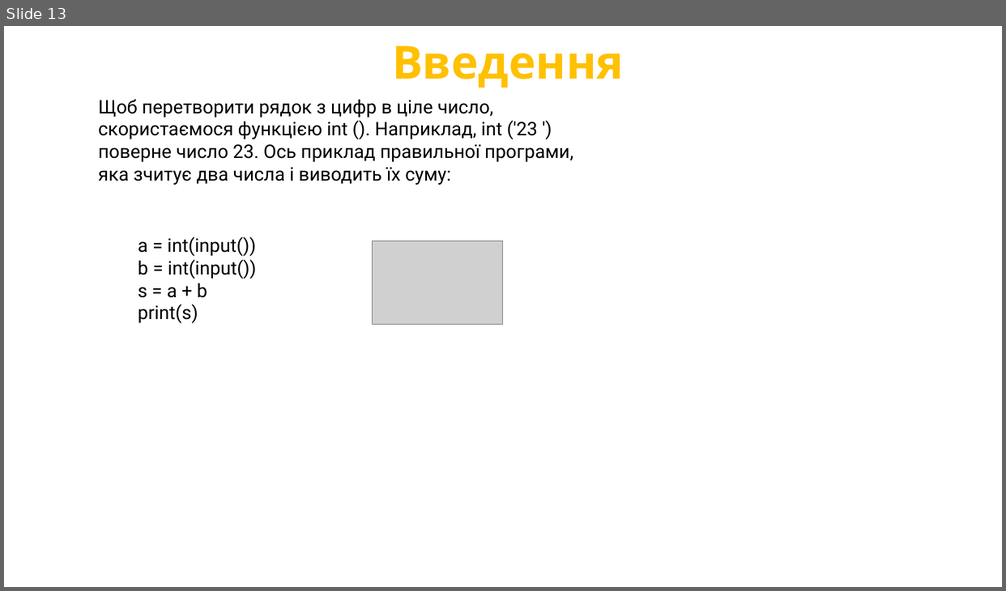
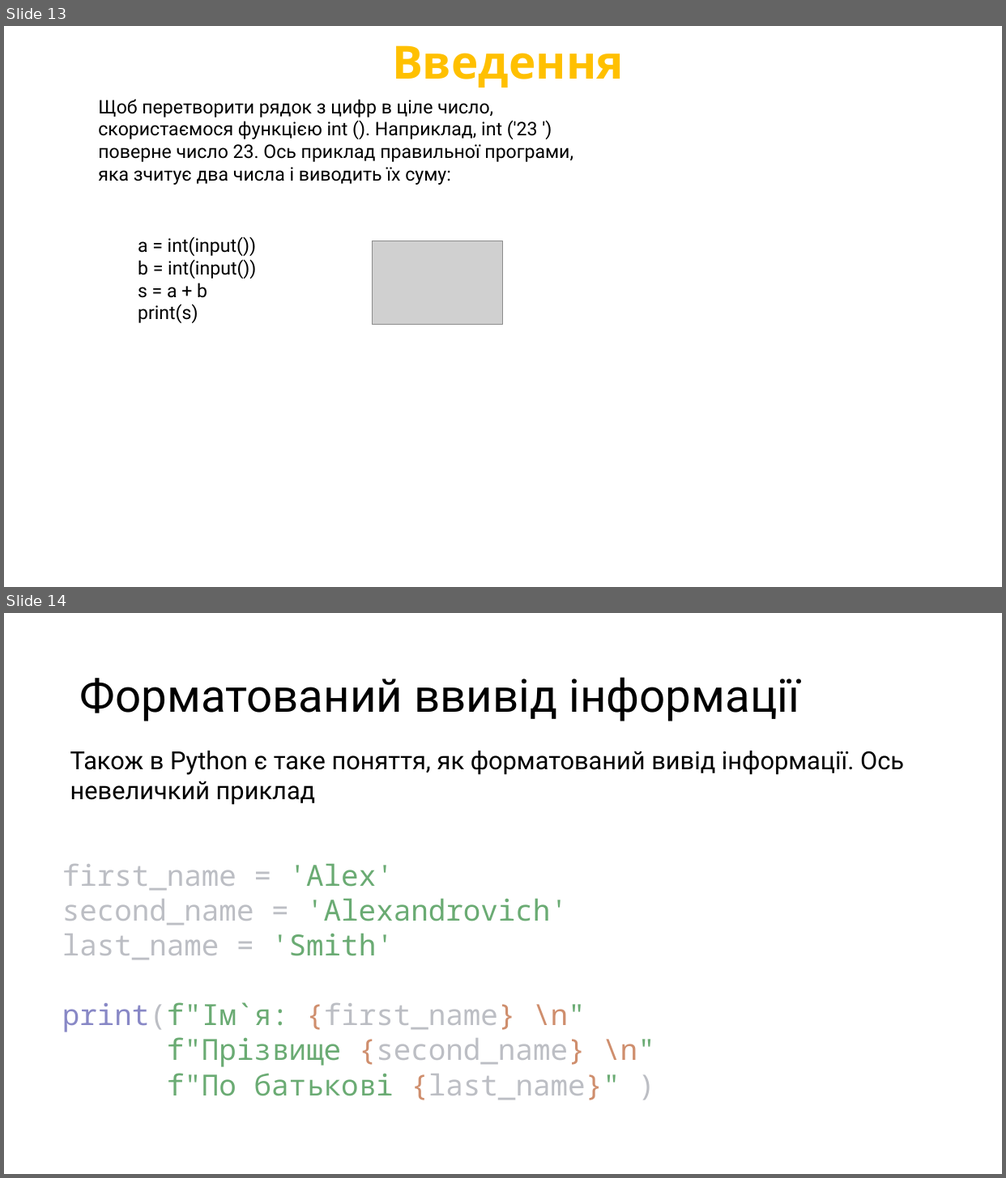
Before and after one commit to arg3ntuum/PythonCourse, a slide deck: Python Урок 1 Змінні.pptx. Shown one above the other, each under a label of ours: slide 13 before the commit, slides 13 and 14 after it. The pictures are 1006x591 and 1006x1178 pixels, drawn with LibreOffice and Linux fonts; fonts in the diff are those of the drawing; grey boxes stand for pictures. Boxes give left, top, right and bottom in pixels: in the first picture for what was removed or moved away, otherwise in the second. Text is boxed around its words. In the diff, an @@ line names an element or a change of style, - is before the commit and + after.

```diff
--- a/Python Урок 1 Змінні.pptx
+++ b/Python Урок 1 Змінні.pptx
@@ slide 14 added at (4,613,1002,1174), background #FFFFFF @@
@@ title added at (80,677,799,722), 44 pt, text #000000 @@
+Форматований ввивід інформації
@@ text added at (70,751,904,805), 24 pt, text #000000 @@
+Також в Python є таке поняття, як форматований вивід інформації. Ось невеличкий приклад
@@ text added at (62,863,655,1101), 28 pt, text #BCBEC4 @@
+first_name = 'Alex'
+second_name = 'Alexandrovich'
+last_name = 'Smith'
+print(f"Ім`я: {first_name} \n"
+f"Прізвище {second_name} \n"
+f"По батькові {last_name}" )
```
